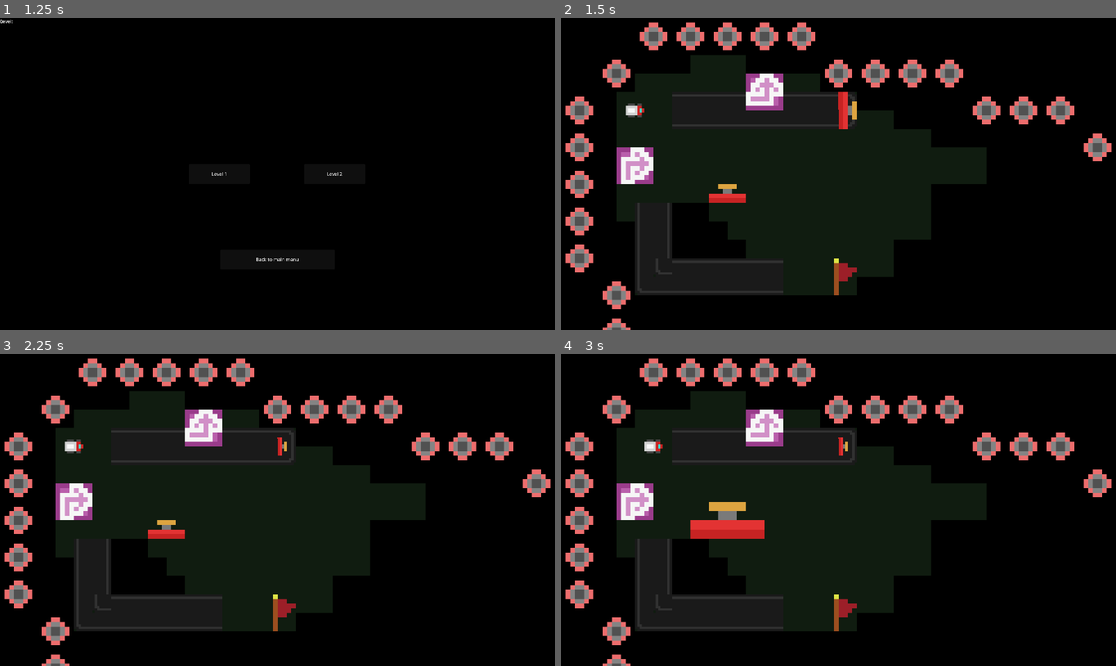
Above: before the commit, frames 1-4 (two rows, left to right).
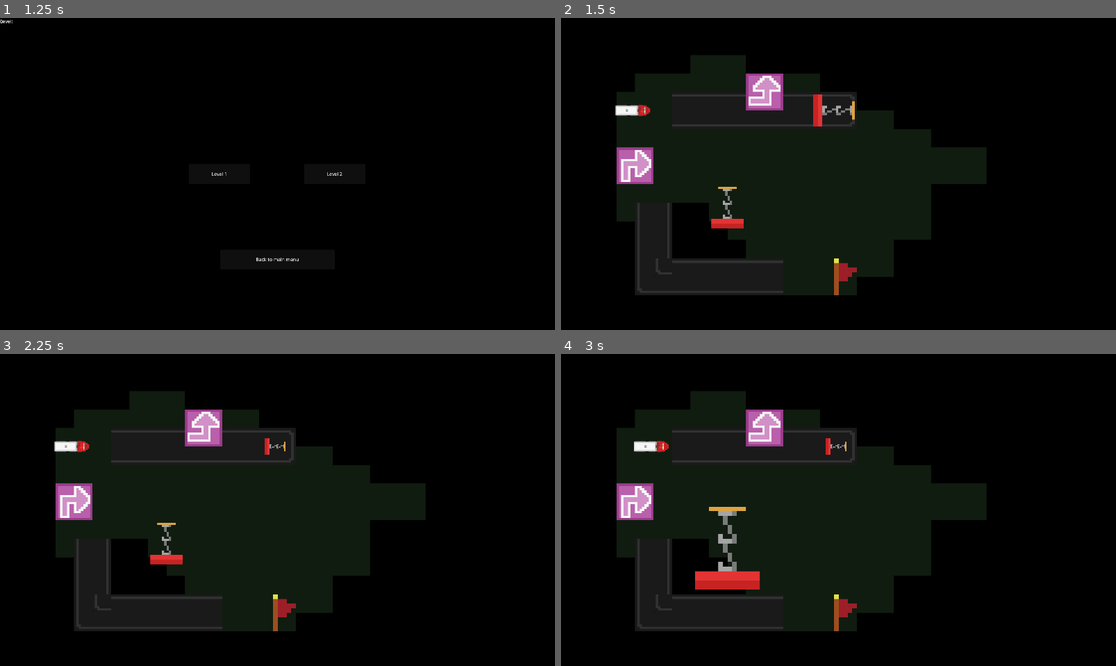
Above: after the commit, the same moments.

Repository: Jarten0/GMTK2024
Game: Godot game, scene res://levels/level_manager.tscn
Two runs of this game, one before a commit and one after it. Both use one fixed random seed, a clock stepped at 60 frames per second and the inputs below.
Inputs (mouse positions are in pixels of both pictures, inside the frame that each line leads up to):
- Up to frame 1 (1.25 s): click "Load Level" at 0.5 s
- Up to frame 2 (1.5 s): click "Level 1" at 1.25 s
- Up to frame 3 (2.25 s): tap Enter at 2 s; move the mouse to (277, 447) at 2.02 s; hold Mouse wheel down (ScaleDown) from 2.03 s (still down); click (277, 447) at 2.17 s
- Up to frame 4 (3 s): tap Space (Start) at 2.75 s; move the mouse to (727, 538) at 2.77 s; release Mouse wheel down (ScaleDown) at 2.78 s; tap Mouse wheel up (ScaleUp) at 2.85 s; click (727, 538) at 2.92 s

Frame 1 is identical in both runs. In frame 2, 8.0% of the frame differs, in the area x 0-100%, y 1-100%; in frame 3, 7.7%; in frame 4, 9.1%.

Commit message:
added paths

Diff:
--- a/levels/pt.tscn
+++ b/levels/pt.tscn
@@ -8,6 +8,7 @@
 [ext_resource type="PackedScene" uid="uid://cbhbiqksousog" path="res://scenes/spring.tscn" id="7_r1uog"]
 [ext_resource type="PackedScene" uid="uid://5hyunbfu11ky" path="res://scenes/flag.tscn" id="8_eld5y"]
 [ext_resource type="PackedScene" uid="uid://cyl5behnlkvsh" path="res://scenes/turn_tile.tscn" id="8_yrypd"]
+[ext_resource type="PackedScene" uid="uid://c48r0xgdyxo1f" path="res://scenes/path_direction.tscn" id="9_jmy22"]
 
 [sub_resource type="ShaderMaterial" id="ShaderMaterial_jvw0m"]
 shader = ExtResource("1_jgt8j")
@@ -81,6 +82,12 @@
 position = Vector2(256, 320)
 TILEMAP_MANAGER = NodePath("../../TileMaps")
 
+[node name="PathDirection" parent="Objects" instance=ExtResource("9_jmy22")]
+position = Vector2(448, 320)
+
+[node name="PathDirection2" parent="Objects" instance=ExtResource("9_jmy22")]
+position = Vector2(576, 320)
+
 [node name="Timers" type="Node" parent="."]
 
 [node name="Global Tick" type="Timer" parent="Timers"]
--- /dev/null
+++ b/path_interface.gd
@@ -0,0 +1,4 @@
+extends Node2D
+
+@export var VERTICAL: bool = false
+@export var DIAGONAL: bool = false
--- a/project.godot
+++ b/project.godot
@@ -21,6 +21,8 @@
 window/size/viewport_width=1920
 window/size/viewport_height=1080
 window/size/mode=3
+window/main_scene="res://levels/level_manager.tscn"
+window/icon="res://assets/icon.svg"
 
 [dotnet]
 
@@ -63,6 +65,7 @@
 2d_physics/layer_3="Flag"
 2d_physics/layer_4="Hazard"
 2d_physics/layer_5="Spring"
+2d_physics/layer_6="Path"
 
 [rendering]
 
--- a/resources/16xTileSet.tres
+++ b/resources/16xTileSet.tres
@@ -1,9 +1,160 @@
-[gd_resource type="TileSet" load_steps=3 format=3 uid="uid://biyeaqtct0bmo"]
-
-[ext_resource type="Texture2D" uid="uid://buo1wyoupojis" path="res://assets/16x CarGameTilesetWIP1.png" id="2_6a5gh"]
+[gd_resource type="TileSet" load_steps=4 format=3 uid="uid://biyeaqtct0bmo"]
+
+[ext_resource type="Texture2D" uid="uid://dfm0xgxcechd1" path="res://assets/FixedCarGameTileset8-17-24WIP5 (1).png" id="1_61rxi"]
+
+[sub_resource type="TileSetAtlasSource" id="TileSetAtlasSource_36ne0"]
+texture = ExtResource("1_61rxi")
+0:1/0 = 0
+0:1/0/custom_data_0 = "Hazard"
+1:1/0 = 0
+2:2/0 = 0
+3:2/0 = 0
+4:2/0 = 0
+1:2/0 = 0
+3:4/0 = 0
+4:4/0 = 0
+3:3/0 = 0
+0:2/0 = 0
+0:5/0 = 0
+1:5/0 = 0
+2:0/0 = 0
+2:1/0 = 0
+2:5/0 = 0
+3:0/0 = 0
+3:1/0 = 0
+3:5/0 = 0
+4:0/0 = 0
+4:5/0 = 0
+5:0/0 = 0
+5:1/0 = 0
+5:2/0 = 0
+5:3/0 = 0
+5:4/0 = 0
+5:5/0 = 0
+6:0/0 = 0
+6:1/0 = 0
+6:3/0 = 0
+6:5/0 = 0
+7:0/0 = 0
+7:1/0 = 0
+7:2/0 = 0
+7:3/0 = 0
+7:4/0 = 0
+7:5/0 = 0
+8:0/0 = 0
+8:1/0 = 0
+8:3/0 = 0
+8:5/0 = 0
+9:0/0 = 0
+9:1/0 = 0
+9:2/0 = 0
+9:3/0 = 0
+9:4/0 = 0
+9:5/0 = 0
+10:0/0 = 0
+10:1/0 = 0
+10:2/0 = 0
+10:3/0 = 0
+10:4/0 = 0
+10:5/0 = 0
+11:0/0 = 0
+11:1/0 = 0
+11:2/0 = 0
+11:3/0 = 0
+11:4/0 = 0
+11:5/0 = 0
+12:0/0 = 0
+12:1/0 = 0
+12:3/0 = 0
+13:0/0 = 0
+13:1/0 = 0
+13:2/0 = 0
+13:3/0 = 0
+13:4/0 = 0
+14:0/0 = 0
+14:1/0 = 0
+14:3/0 = 0
+15:0/0 = 0
+15:1/0 = 0
+16:0/0 = 0
+16:1/0 = 0
+17:0/0 = 0
+17:1/0 = 0
+18:0/0 = 0
+18:1/0 = 0
+19:0/0 = 0
+19:1/0 = 0
+20:0/0 = 0
+20:1/0 = 0
+4:1/0 = 0
+0:6/0 = 0
+0:7/0 = 0
+0:8/0 = 0
+3:6/0 = 0
+3:7/0 = 0
+4:6/0 = 0
+4:7/0 = 0
+5:6/0 = 0
+5:7/0 = 0
+6:6/0 = 0
+6:7/0 = 0
+7:6/0 = 0
+7:7/0 = 0
+8:6/0 = 0
+8:7/0 = 0
+9:6/0 = 0
+9:7/0 = 0
+10:6/0 = 0
+10:7/0 = 0
+11:6/0 = 0
+11:7/0 = 0
+9:8/0 = 0
+9:9/0 = 0
+9:10/0 = 0
+9:11/0 = 0
+10:8/0 = 0
+10:9/0 = 0
+10:10/0 = 0
+10:11/0 = 0
+11:8/0 = 0
+11:9/0 = 0
+11:10/0 = 0
+11:11/0 = 0
+9:12/0 = 0
+9:13/0 = 0
+10:12/0 = 0
+10:13/0 = 0
+11:12/0 = 0
+11:13/0 = 0
+13:10/0 = 0
+13:9/0 = 0
+13:8/0 = 0
+12:9/0 = 0
+14:9/0 = 0
+7:10/0 = 0
+7:9/0 = 0
+8:9/0 = 0
+6:9/0 = 0
+6:8/0 = 0
+7:8/0 = 0
+5:8/0 = 0
+4:8/0 = 0
+4:9/0 = 0
+4:10/0 = 0
+5:10/0 = 0
+5:9/0 = 0
+3:8/0 = 0
+3:9/0 = 0
+3:10/0 = 0
+0:3/size_in_atlas = Vector2i(1, 2)
+0:3/0 = 0
+2:3/size_in_atlas = Vector2i(1, 2)
+2:3/0 = 0
+1:3/size_in_atlas = Vector2i(1, 2)
+1:3/0 = 0
 
 [sub_resource type="TileSetAtlasSource" id="TileSetAtlasSource_nv04w"]
-texture = ExtResource("2_6a5gh")
+texture = null
 texture_region_size = Vector2i(128, 128)
 0:0/0 = 0
 1:0/0 = 0
@@ -71,3 +222,4 @@
 custom_data_layer_0/name = "Type"
 custom_data_layer_0/type = 4
 sources/2 = SubResource("TileSetAtlasSource_nv04w")
+sources/1 = SubResource("TileSetAtlasSource_36ne0")
--- /dev/null
+++ b/resources/MainTileSet.tres
@@ -0,0 +1,171 @@
+[gd_resource type="TileSet" load_steps=3 format=3 uid="uid://dcuwr885x5o64"]
+
+[ext_resource type="Texture2D" uid="uid://crqdhx1frltud" path="res://assets/CarGameTileset8-17-24WIP5.png" id="1_gtc2k"]
+
+[sub_resource type="TileSetAtlasSource" id="TileSetAtlasSource_yk6k1"]
+texture = ExtResource("1_gtc2k")
+2:0/0 = 0
+0:1/0 = 0
+1:1/0 = 0
+2:1/0 = 0
+0:2/0 = 0
+1:2/0 = 0
+2:2/0 = 0
+3:2/0 = 0
+4:2/0 = 0
+5:2/0 = 0
+7:2/0 = 0
+9:2/0 = 0
+10:2/0 = 0
+11:2/0 = 0
+13:2/0 = 0
+0:3/0 = 0
+1:3/0 = 0
+2:3/0 = 0
+3:3/0 = 0
+5:3/0 = 0
+6:3/0 = 0
+7:3/0 = 0
+8:3/0 = 0
+9:3/0 = 0
+10:3/0 = 0
+11:3/0 = 0
+12:3/0 = 0
+13:3/0 = 0
+14:3/0 = 0
+0:4/0 = 0
+1:4/0 = 0
+2:4/0 = 0
+3:4/0 = 0
+4:4/0 = 0
+5:4/0 = 0
+7:4/0 = 0
+9:4/0 = 0
+10:4/0 = 0
+11:4/0 = 0
+13:4/0 = 0
+0:5/0 = 0
+3:5/0 = 0
+4:5/0 = 0
+5:5/0 = 0
+6:5/0 = 0
+7:5/0 = 0
+8:5/0 = 0
+9:5/0 = 0
+10:5/0 = 0
+11:5/0 = 0
+0:6/0 = 0
+3:6/0 = 0
+4:6/0 = 0
+5:6/0 = 0
+6:6/0 = 0
+7:6/0 = 0
+8:6/0 = 0
+9:6/0 = 0
+10:6/0 = 0
+11:6/0 = 0
+0:7/0 = 0
+3:7/0 = 0
+4:7/0 = 0
+5:7/0 = 0
+6:7/0 = 0
+7:7/0 = 0
+8:7/0 = 0
+9:7/0 = 0
+10:7/0 = 0
+11:7/0 = 0
+0:8/0 = 0
+3:8/0 = 0
+4:8/0 = 0
+5:8/0 = 0
+6:8/0 = 0
+7:8/0 = 0
+9:8/0 = 0
+10:8/0 = 0
+11:8/0 = 0
+13:8/0 = 0
+3:9/0 = 0
+4:9/0 = 0
+5:9/0 = 0
+6:9/0 = 0
+7:9/0 = 0
+8:9/0 = 0
+9:9/0 = 0
+10:9/0 = 0
+11:9/0 = 0
+12:9/0 = 0
+13:9/0 = 0
+14:9/0 = 0
+3:10/0 = 0
+4:10/0 = 0
+5:10/0 = 0
+7:10/0 = 0
+9:10/0 = 0
+10:10/0 = 0
+11:10/0 = 0
+13:10/0 = 0
+9:11/0 = 0
+10:11/0 = 0
+11:11/0 = 0
+9:12/0 = 0
+10:12/0 = 0
+11:12/0 = 0
+9:13/0 = 0
+10:13/0 = 0
+11:13/0 = 0
+21:13/0 = 0
+22:13/0 = 0
+23:13/0 = 0
+24:13/0 = 0
+25:13/0 = 0
+26:13/0 = 0
+27:13/0 = 0
+28:13/0 = 0
+21:14/0 = 0
+22:14/0 = 0
+23:14/0 = 0
+24:14/0 = 0
+25:14/0 = 0
+26:14/0 = 0
+27:14/0 = 0
+28:14/0 = 0
+20:15/0 = 0
+21:15/0 = 0
+22:15/0 = 0
+23:15/0 = 0
+24:15/0 = 0
+25:15/0 = 0
+26:15/0 = 0
+27:15/0 = 0
+28:15/0 = 0
+29:15/0 = 0
+20:16/0 = 0
+21:16/0 = 0
+22:16/0 = 0
+23:16/0 = 0
+24:16/0 = 0
+25:16/0 = 0
+26:16/0 = 0
+27:16/0 = 0
+28:16/0 = 0
+29:16/0 = 0
+29:17/0 = 0
+3:0/size_in_atlas = Vector2i(2, 2)
+3:0/0 = 0
+5:0/size_in_atlas = Vector2i(2, 2)
+5:0/0 = 0
+7:0/size_in_atlas = Vector2i(2, 2)
+7:0/0 = 0
+9:0/size_in_atlas = Vector2i(2, 2)
+9:0/0 = 0
+11:0/size_in_atlas = Vector2i(2, 2)
+11:0/0 = 0
+13:0/size_in_atlas = Vector2i(2, 2)
+13:0/0 = 0
+15:0/size_in_atlas = Vector2i(2, 2)
+15:0/0 = 0
+17:0/size_in_atlas = Vector2i(2, 2)
+17:0/0 = 0
+
+[resource]
+sources/0 = SubResource("TileSetAtlasSource_yk6k1")
--- a/scenes/car.tscn
+++ b/scenes/car.tscn
@@ -3,8 +3,8 @@
 [ext_resource type="Script" path="res://scripts/car_interface.gd" id="1_7hk0w"]
 [ext_resource type="PackedScene" uid="uid://dp0fokuaqjer1" path="res://scenes/scaleable.tscn" id="1_ygvcg"]
 [ext_resource type="Script" path="res://scripts/car_internal.gd" id="2_5muok"]
-[ext_resource type="Texture2D" uid="uid://dfbm6kug61smu" path="res://assets/CarGameTilesetWIP2.png" id="4_7ai23"]
 [ext_resource type="Script" path="res://scripts/raycast_walls.gd" id="4_mkqm4"]
+[ext_resource type="Texture2D" uid="uid://crqdhx1frltud" path="res://assets/CarGameTileset8-17-24WIP5.png" id="5_0dexq"]
 
 [sub_resource type="CircleShape2D" id="CircleShape2D_fgm4v"]
 radius = 32.0
@@ -44,11 +44,11 @@
 
 [node name="Sprite2D" type="Sprite2D" parent="Car/RotatingPart"]
 z_index = 20
-scale = Vector2(8, 8)
-texture = ExtResource("4_7ai23")
+position = Vector2(-8, 0)
+scale = Vector2(4, 4)
+texture = ExtResource("5_0dexq")
 region_enabled = true
-region_rect = Rect2(0, 40, 8, 8)
-metadata/_edit_lock_ = true
+region_rect = Rect2(16, 32, 32, 16)
 
 [connection signal="area_entered" from="Car" to="Car" method="on_body_entered"]
 [connection signal="body_entered" from="Car" to="Car" method="on_body_entered"]
--- /dev/null
+++ b/scenes/focus_lighten.gdshader
@@ -0,0 +1,16 @@
+shader_type canvas_item;
+
+void vertex() {
+	//COLOR.r *= 1.2;
+	//COLOR.g *= 1.2;
+	//COLOR.b *= 1.2;
+}
+
+void fragment() {
+	// Called for every pixel the material is visible on.
+}
+
+//void light() {
+	// Called for every pixel for every light affecting the CanvasItem.
+	// Uncomment to replace the default light processing function with this one.
+//}
--- /dev/null
+++ b/scenes/path_direction.tscn
@@ -0,0 +1,18 @@
+[gd_scene load_steps=3 format=3 uid="uid://c48r0xgdyxo1f"]
+
+[ext_resource type="Script" path="res://path_interface.gd" id="1_p26yc"]
+
+[sub_resource type="RectangleShape2D" id="RectangleShape2D_kxgsp"]
+size = Vector2(128, 128)
+
+[node name="PathDirection" type="Node2D"]
+script = ExtResource("1_p26yc")
+
+[node name="Area2D" type="Area2D" parent="."]
+collision_layer = 32
+collision_mask = 2
+monitoring = false
+metadata/Tag = "Path"
+
+[node name="CollisionShape2D" type="CollisionShape2D" parent="Area2D"]
+shape = SubResource("RectangleShape2D_kxgsp")
--- a/scenes/spring.tscn
+++ b/scenes/spring.tscn
@@ -1,8 +1,12 @@
-[gd_scene load_steps=5 format=3 uid="uid://cbhbiqksousog"]
+[gd_scene load_steps=7 format=3 uid="uid://cbhbiqksousog"]
 
 [ext_resource type="Script" path="res://scripts/spring_internal.gd" id="1_157om"]
+[ext_resource type="Shader" path="res://scenes/focus_lighten.gdshader" id="2_ccgso"]
 [ext_resource type="PackedScene" uid="uid://dp0fokuaqjer1" path="res://scenes/scaleable.tscn" id="2_ln0ix"]
-[ext_resource type="Texture2D" uid="uid://dfbm6kug61smu" path="res://assets/CarGameTilesetWIP2.png" id="3_kv4pk"]
+[ext_resource type="Texture2D" uid="uid://dfm0xgxcechd1" path="res://assets/FixedCarGameTileset8-17-24WIP5 (1).png" id="3_vdlxk"]
+
+[sub_resource type="ShaderMaterial" id="ShaderMaterial_dlrxi"]
+shader = ExtResource("2_ccgso")
 
 [sub_resource type="RectangleShape2D" id="RectangleShape2D_66vwp"]
 size = Vector2(112, 112)
@@ -12,19 +16,21 @@
 
 [node name="Scaleable" parent="." node_paths=PackedStringArray("OTHER_NODE") instance=ExtResource("2_ln0ix")]
 OTHER_NODE = NodePath("../Spring")
-metadata/_edit_lock_ = true
 
 [node name="Spring" type="Area2D" parent="."]
+material = SubResource("ShaderMaterial_dlrxi")
 script = ExtResource("1_157om")
 metadata/Tag = "Spring"
 
 [node name="Sprite2D" type="Sprite2D" parent="Spring"]
-scale = Vector2(16, 16)
-texture = ExtResource("3_kv4pk")
+position = Vector2(0, -64)
+scale = Vector2(8, 8)
+texture = ExtResource("3_vdlxk")
 flip_v = true
-vframes = 2
+hframes = 3
+frame = 2
 region_enabled = true
-region_rect = Rect2(16, 24, 8, 16)
+region_rect = Rect2(0, 48, 48, 32)
 region_filter_clip_enabled = true
 
 [node name="CollisionShape2D" type="CollisionShape2D" parent="Spring"]
--- a/scenes/turn_tile.tscn
+++ b/scenes/turn_tile.tscn
@@ -2,8 +2,8 @@
 
 [ext_resource type="Script" path="res://scripts/turn_tile_interface.gd" id="1_1a8fm"]
 [ext_resource type="PackedScene" uid="uid://dp0fokuaqjer1" path="res://scenes/scaleable.tscn" id="1_h11j2"]
-[ext_resource type="Texture2D" uid="uid://dfbm6kug61smu" path="res://assets/CarGameTilesetWIP2.png" id="2_r1ie0"]
 [ext_resource type="Script" path="res://scripts/turn_tile_internal.gd" id="3_i6gdl"]
+[ext_resource type="Texture2D" uid="uid://dfm0xgxcechd1" path="res://assets/FixedCarGameTileset8-17-24WIP5 (1).png" id="4_jjn1v"]
 
 [sub_resource type="RectangleShape2D" id="RectangleShape2D_66vwp"]
 size = Vector2(48, 48)
@@ -27,8 +27,8 @@
 
 [node name="Sprite2D" type="Sprite2D" parent="TurnTile"]
 rotation = 1.5708
-scale = Vector2(16, 16)
-texture = ExtResource("2_r1ie0")
+scale = Vector2(8, 8)
+texture = ExtResource("4_jjn1v")
 region_enabled = true
-region_rect = Rect2(24, 16, 8, 8)
+region_rect = Rect2(16, 80, 16, 16)
 metadata/_edit_lock_ = true
--- a/scripts/LevelManager.gd
+++ b/scripts/LevelManager.gd
@@ -25,10 +25,6 @@
 	current_level = scene.instantiate(PackedScene.GEN_EDIT_STATE_INSTANCE)
 	add_child(current_level)
 
-
-func level_select():
-	load_level_from_packed_scene(LevelSelect)
-
 # Called when the node enters the scene tree for the first time.
 func _ready() -> void:
 	load_level_from_packed_scene(InitialScene)
@@ -48,9 +44,13 @@
 
 func on_level_exit():
 	level_index = 0
+
 	load_level(level_index)
 	$UI.visible = false
 
 func on_level_select(index: int):
 	level_index = index
 	load_level(level_index)
+
+func level_select():
+	load_level_from_packed_scene(LevelSelect)
--- a/scripts/car_internal.gd
+++ b/scripts/car_internal.gd
@@ -68,6 +68,15 @@
 					$"..".emit_signal("LevelRestart")
 				null:
 					printerr("null?")
+		"Path":
+			if body.get_parent().VERTICAL:
+				if DIRECTION.y == 0:
+					DIRECTION.y = DIRECTION.x
+				DIRECTION = Vector2(0, DIRECTION.y).normalized()
+			else:
+				if DIRECTION.x == 0:
+					DIRECTION.x = DIRECTION.y
+				DIRECTION = Vector2(DIRECTION.x, 0).normalized()
 		var tag:
 			if tag != null:
 				print("Unknown tag!: " + tag as String)
Binary file added: assets/CarGameTileset8-17-24WIP5.png
Not shown, added: assets/CarGameTileset8-17-24WIP5.png.import
Binary file added: assets/FixedCarGameTileset8-17-24WIP5 (1).png
Not shown, added: assets/FixedCarGameTileset8-17-24WIP5 (1).png.import
Not shown: 1 places in levels/pt.tscn that only renumber resources
